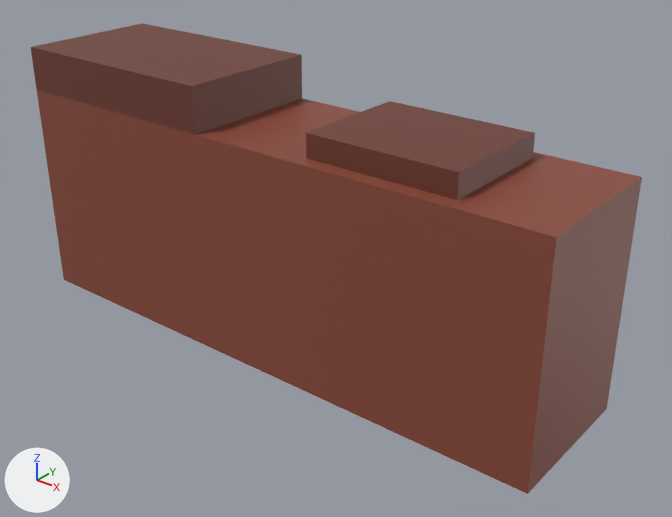
One commit to the Blender file design/blender/cover_wall.blend: the scene before it, then after it.
One viewpoint serves both versions: a camera (50 mm lens) standing at (3.65, -4.2, 3.29) and looking at (0.25, 0.05, 0.66). Every picture has the same lights, and +X, +Y and +Z are marked at lower left. The picture after the commit comes second.

In view in the first picture: 'cover_wall'.
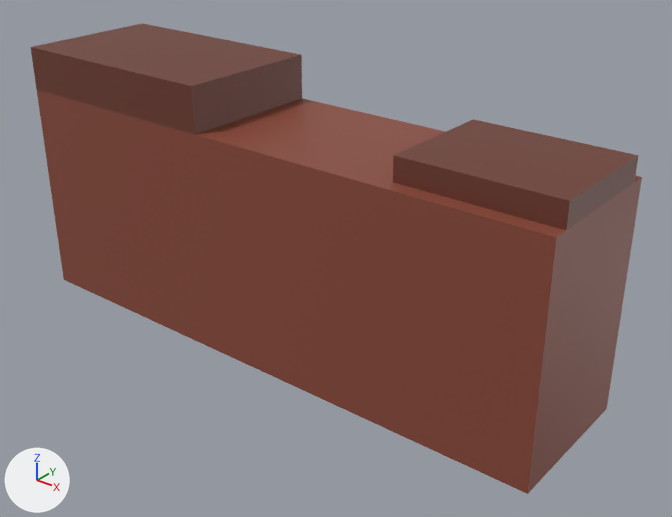
Location of each change, [x1, y1, x2, y2] in pixels of the pictures (672 x 517 px; the box of a moved part takes in the faces that stretch with it):
part 1 of me_cover_wall, moved or reshaped: before [306, 101, 535, 200]; after [393, 119, 639, 230]

The edits, one by one:
me_cover_wall has 24 vertices, 18 faces and spans x -2.0..2.0, y -0.5..0.5, z 0.0..1.8.
me_cover_wall is used by ob_cover_wall; location (0.0, 0.0, 0.0).
me_cover_wall part 1: the loose piece of 8 vertices spanning x 0.4..1.4, y -0.4..0.4, z 1.5..1.65 is moved by (0.6, 0.0, 0.0).
